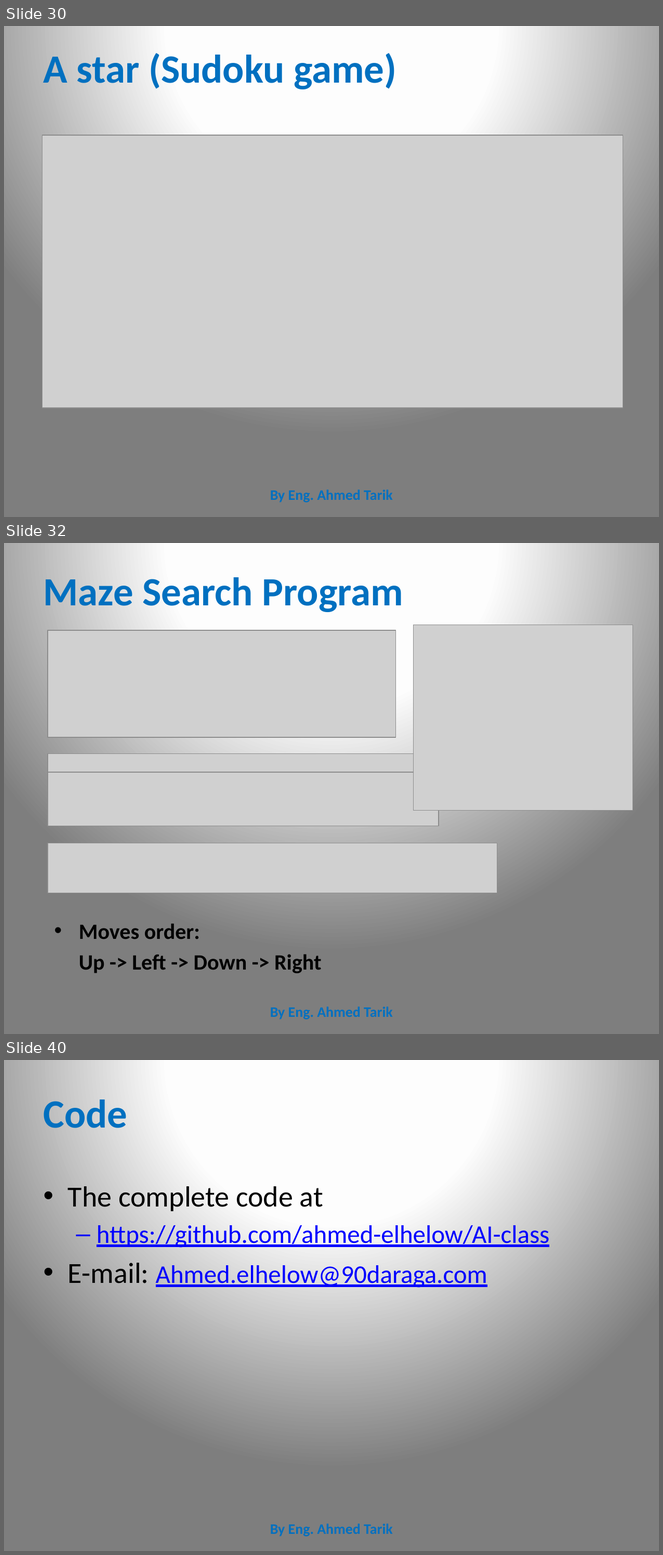
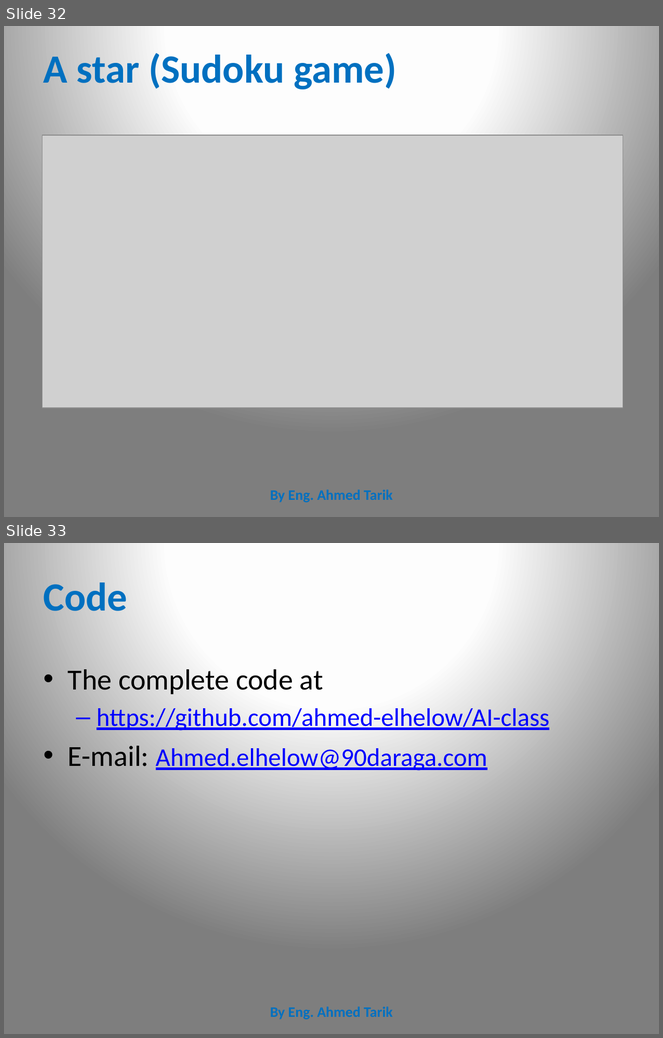
Before and after one commit to CharaD7/AI-class-1, a slide deck: a-star-I.pptx. Shown one above the other, each under a label of ours: slides 30, 32 and 40 before the commit, slides 32 and 33 after it; the slides between them are not shown. The pictures are 663x1555 and 663x1038 pixels, drawn with LibreOffice and Linux fonts; fonts in the diff are those of the drawing; grey boxes stand for pictures. Boxes give left, top, right and bottom in pixels: in the first picture for what was removed or moved away, otherwise in the second. Text is boxed around its words. In the diff, an @@ line names an element or a change of style, - is before the commit and + after.

```diff
--- a/a-star-I.pptx
+++ b/a-star-I.pptx
@@ slide 32 removed at (4, 543, 659, 1034), background gradient #FFFFFF to #FEFEFE to #7F7F7F @@
@@ title removed at (44, 577, 403, 612) @@
-Maze Search Program
@@ picture removed at (48, 630, 396, 737) @@
@@ picture removed at (414, 625, 633, 810) @@
@@ picture removed at (48, 754, 435, 772) @@
@@ picture removed at (48, 772, 439, 826) @@
@@ picture removed at (48, 843, 497, 893) @@
@@ text removed at (79, 924, 322, 974) @@
-• Moves order:
-Up -> Left -> Down -> Right
@@ text removed at (270, 1007, 393, 1020) @@
-By Eng. Ahmed Tarik
@@ what was slide 30 is now slide 32 @@
@@ what was slide 40 is now slide 33 @@
```
Also in this commit, not shown: 2 slides added, 8 other slides removed, 5 other files.
